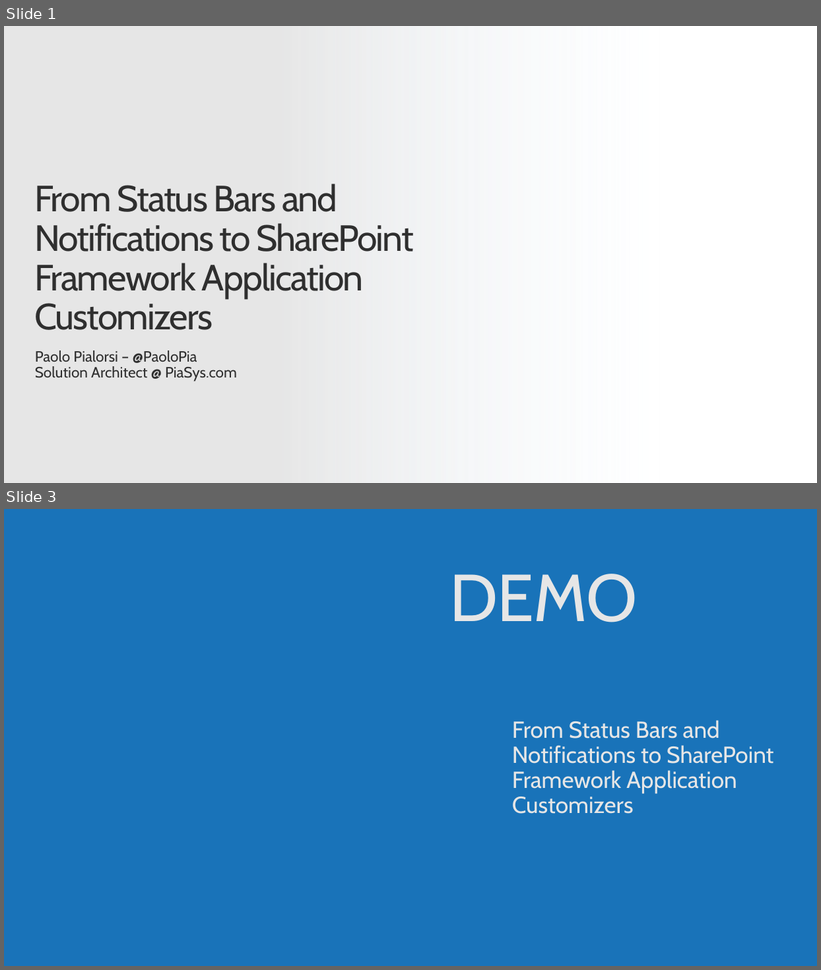
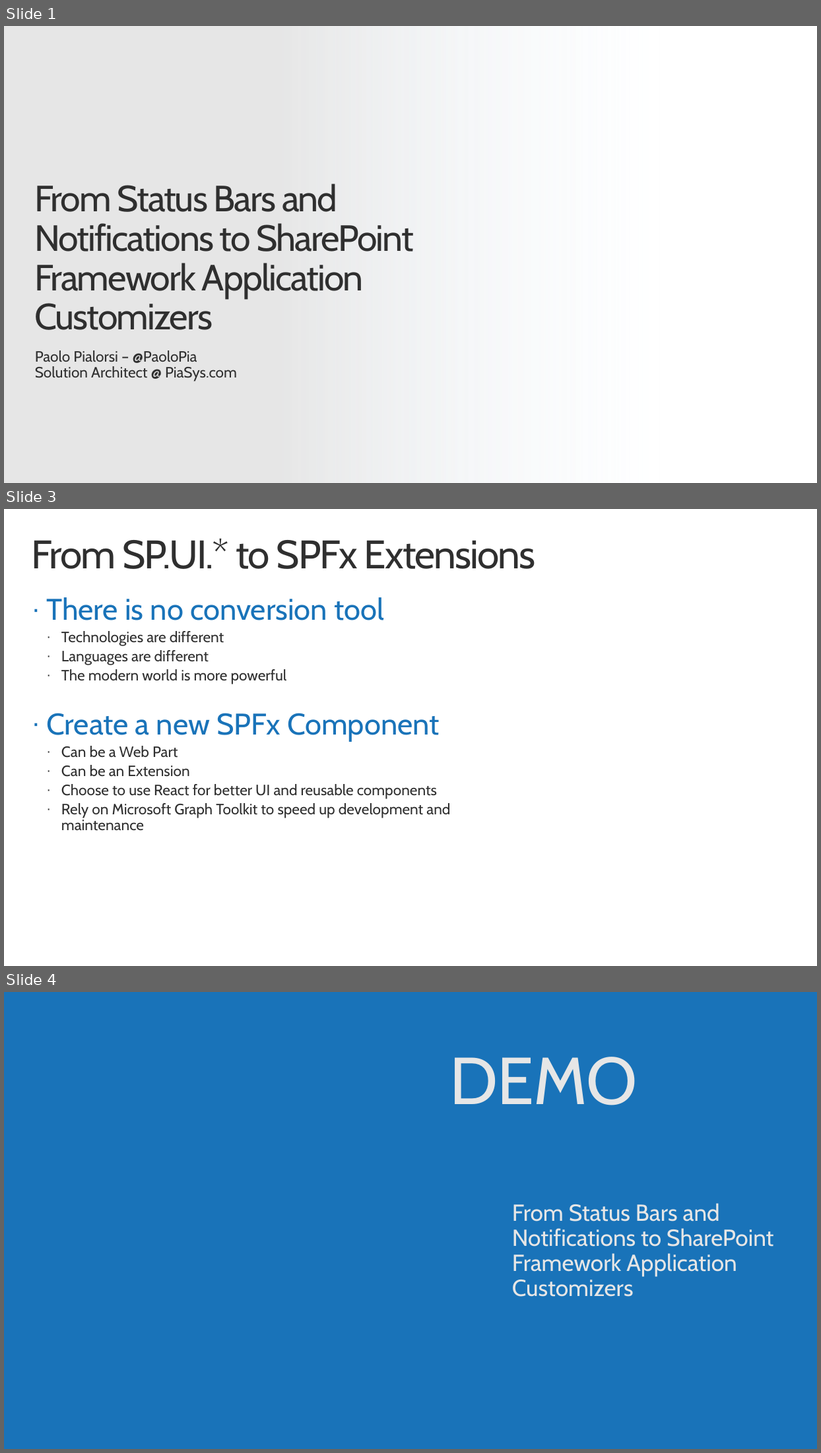
Before and after one commit to pnp/addin-transformation-guidance, a slide deck: presentations/From-Notifications-to-Application-Customizers.pptx. Shown one above the other, each under a label of ours: slides 1 and 3 before the commit, slides 1, 3 and 4 after it; the slides between them are not shown. The pictures are 821x970 and 821x1453 pixels, drawn with LibreOffice and Linux fonts; fonts in the diff are those of the drawing; background and template pictures are left out. Boxes give left, top, right and bottom in pixels: in the first picture for what was removed or moved away, otherwise in the second. Text is boxed around its words. In the diff, an @@ line names an element or a change of style, - is before the commit and + after.

```diff
--- a/presentations/From-Notifications-to-Application-Customizers.pptx
+++ b/presentations/From-Notifications-to-Application-Customizers.pptx
@@ slide 3 added at (4, 509, 817, 966), background #FFFFFF @@
@@ title added at (32, 538, 536, 569), 48 pt, text #2F2F2F @@
+From SP.UI.* to SPFx Extensions
@@ text added at (46, 597, 450, 831), 18 pt, text #2F2F2F @@
+· There is no conversion tool
+  · Technologies are different
+  · Languages are different
+  · The modern world is more powerful
+· Create a new SPFx Component
+  · Can be a Web Part
+  · Can be an Extension
+  · Choose to use React for better UI and reusable components
+  · Rely on Microsoft Graph Toolkit to speed up development and maintenance
@@ what was slide 3 is now slide 4 @@
```
Also in this commit, not shown: 1 slide changed, 5 other files.
